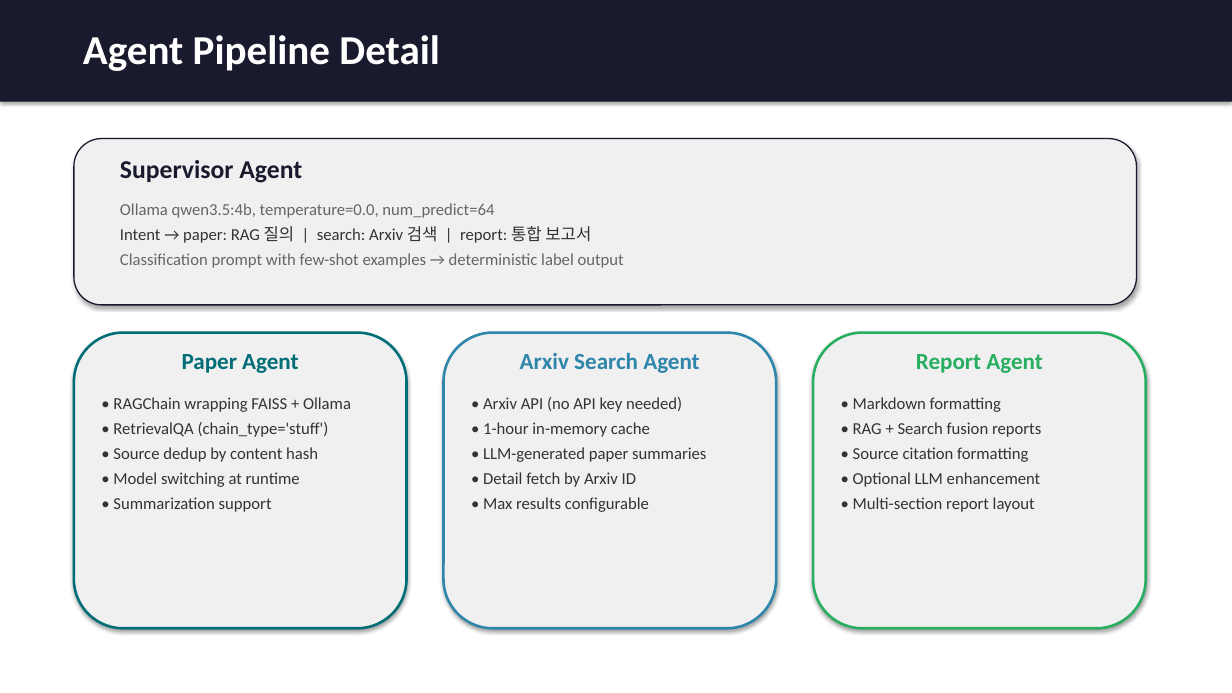
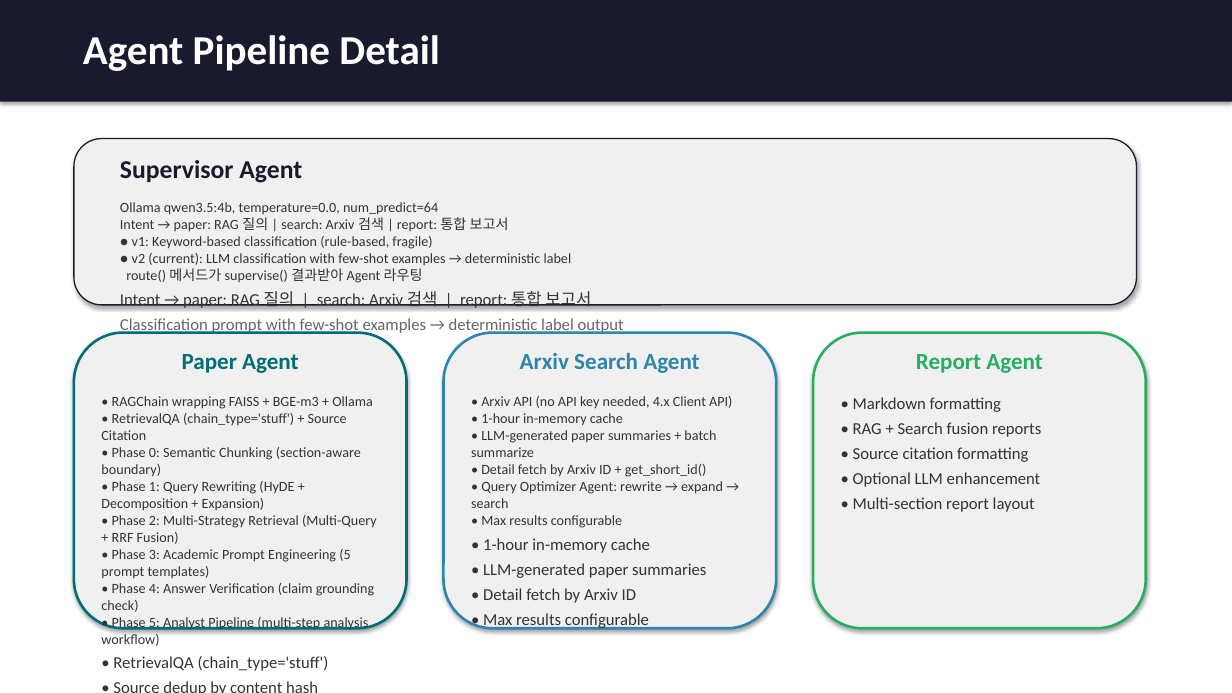
Before and after one commit to jiho7879-kim/GenAI, a slide deck: slide 7 of Research_Agent_Final_Presentation.pptx. Drawn at 1232x693 pixels with LibreOffice and Linux fonts; fonts in the diff are those of the drawing. Boxes give left, top, right and bottom in pixels: in the first picture for what was removed or moved away, otherwise in the second. Text is boxed around its words. In the diff, an @@ line names an element or a change of style, - is before the commit and + after.

Commit message:
docs: update presentation with post-MVP features, trial-and-error entries #09-#16, and design decisions Q7-Q10
Slides updated: Key Features (layout-aware ingest, batch, title, LLM intent), Agent Pipeline (Supervisor v1->v2, RAG Phase 0-5), Design Decisions (Q7-Q10), Trial & Error (#09-#16)

Ultraworked with Sisyphus

```diff
--- a/Research_Agent_Final_Presentation.pptx
+++ b/Research_Agent_Final_Presentation.pptx
@@ text at [120,202,572,283]: text changed; size 13 to 11 pt; text colour #666666 to #333333 @@
-Ollama qwen3.5:4b, temperature=0.0, num_predict=64
+Ollama qwen3.5:4b, temperature=0.0, num_predict=64
+Intent → paper: RAG 질의 | search: Arxiv 검색 | report: 통합 보고서
+● v1: Keyword-based classification (rule-based, fragile)
+● v2 (current): LLM classification with few-shot examples → deterministic label
+route() 메서드가 supervise() 결과받아 Agent 라우팅
@@ text at [101,396,377,646]: text changed; size 13 to 11 pt @@
-• RAGChain wrapping FAISS + Ollama
+• RAGChain wrapping FAISS + BGE-m3 + Ollama
+• RetrievalQA (chain_type='stuff') + Source Citation
+• Phase 0: Semantic Chunking (section-aware boundary)
+• Phase 1: Query Rewriting (HyDE + Decomposition + Expansion)
+• Phase 2: Multi-Strategy Retrieval (Multi-Query + RRF Fusion)
+• Phase 3: Academic Prompt Engineering (5 prompt templates)
+• Phase 4: Answer Verification (claim grounding check)
+• Phase 5: Analyst Pipeline (multi-step analysis workflow)
@@ text at [471,396,732,528]: text changed; size 13 to 11 pt @@
-• Arxiv API (no API key needed)
+• Arxiv API (no API key needed, 4.x Client API)
+• 1-hour in-memory cache
+• LLM-generated paper summaries + batch summarize
+• Detail fetch by Arxiv ID + get_short_id()
+• Query Optimizer Agent: rewrite → expand → search
+• Max results configurable
```
Also in this commit, not shown: 3 other slides changed.
